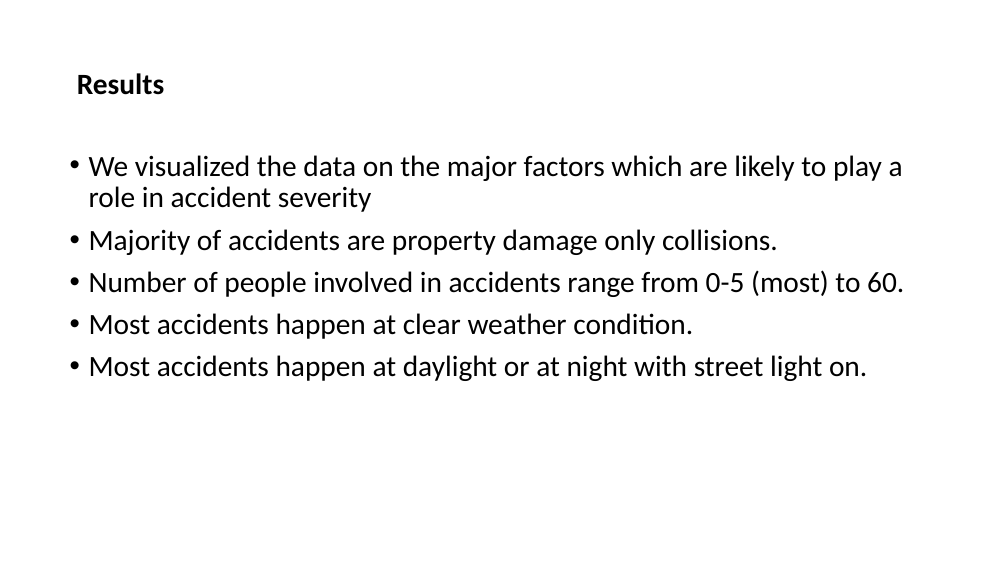
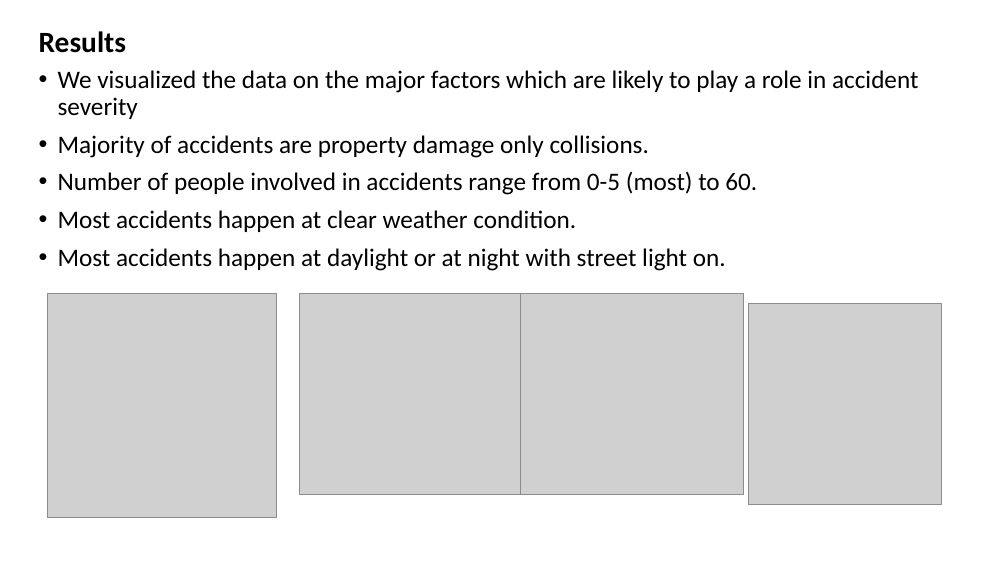
Before and after one commit to Alice-creator2020/Coursera_Capstone-, a slide deck: slide 5 of Capstone project presentation.pptx. Drawn at 1008x567 pixels with LibreOffice and Linux fonts; fonts in the diff are those of the drawing; grey boxes stand for pictures. Boxes give left, top, right and bottom in pixels: in the first picture for what was removed or moved away, otherwise in the second. Text is boxed around its words. In the diff, an @@ line names an element or a change of style, - is before the commit and + after.

```diff
--- a/Capstone project presentation.pptx
+++ b/Capstone project presentation.pptx
@@ title "Results": place and size @@
-title "Results" at (77, 73, 164, 95)
+title "Results" at (39, 31, 126, 53)
@@ text "We visualized the data on ...": place and size @@
-text "We visualized the data on ..." at (89, 155, 904, 381)
+text "We visualized the data on ..." at (58, 70, 918, 271)
@@ text "We visualized the data on ..." at (58, 70, 918, 271): size 28 to 24 pt @@
@@ picture added at (47, 293, 276, 517) @@
@@ picture added at (299, 293, 523, 495) @@
@@ picture added at (521, 293, 744, 495) @@
@@ picture added at (749, 303, 941, 504) @@
```
Also in this commit, not shown: 3 other slides changed, 1 slide added.
